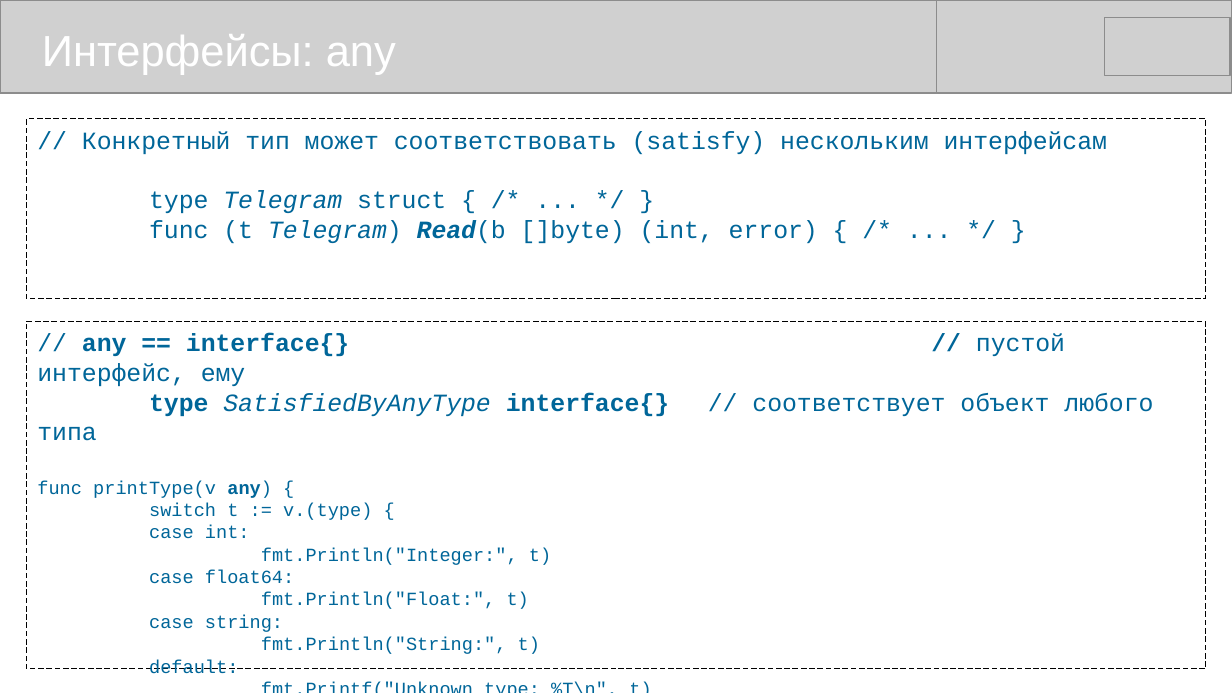
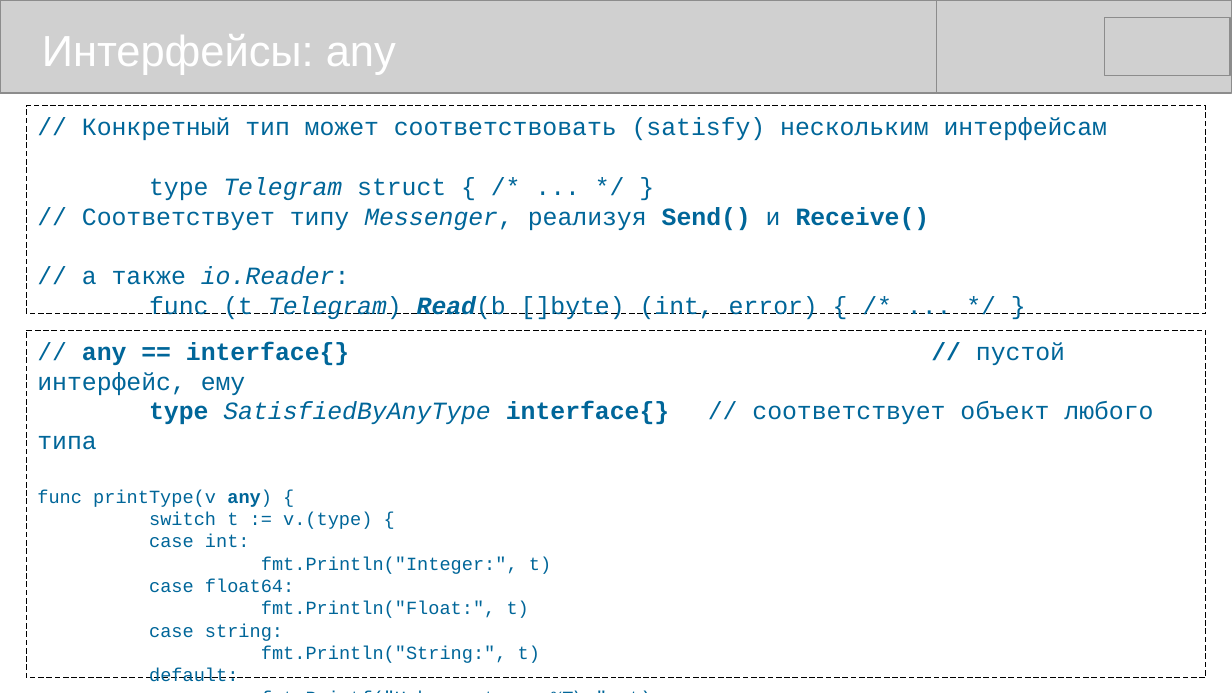
Before and after one commit to mike-shock/Go_language, a slide deck: slide 29 of Go_Preview.odp. Drawn at 1232x693 pixels with LibreOffice and Linux fonts; fonts in the diff are those of the drawing; grey boxes stand for pictures. Boxes give left, top, right and bottom in pixels: in the first picture for what was removed or moved away, otherwise in the second. Text is boxed around its words. In the diff, an @@ line names an element or a change of style, - is before the commit and + after.

```diff
--- a/Go_Preview.odp
+++ b/Go_Preview.odp
@@ rectangle "// Конкретный тип может соответствовать ...": place and size @@
-rectangle "// Конкретный тип может соответствовать ..." at box(27, 119, 1206, 298)
+rectangle "// Конкретный тип может соответствовать ..." at box(27, 106, 1206, 314)
@@ text in rectangle at box(82, 207, 930, 285): paragraphs added @@
+// Соответствует типу Messenger, реализуя Send() и Receive()
+// а также io.Reader:
@@ rectangle "// any == interface{} // ...": place and size @@
-rectangle "// any == interface{} // ..." at box(27, 321, 1206, 669)
+rectangle "// any == interface{} // ..." at box(27, 330, 1206, 677)
```
Also in this commit, not shown: 5 other slides changed, 7 other files.
